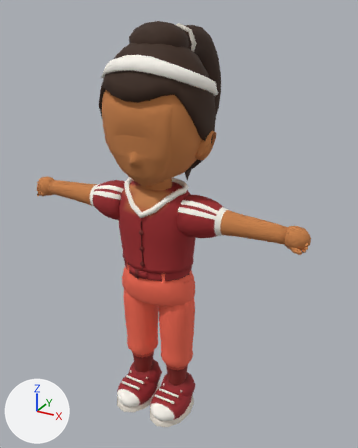
The Blender file assets/v2/source/junebug-pilot.blend as it was, and as the next commit left it.
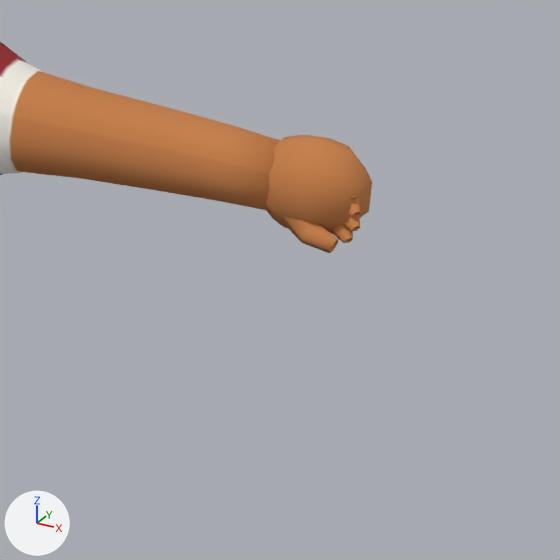
The first picture shows the older version from a 50 mm lens placed at (2.4, -3.91, 4.27), pointed at (0.03, 0.41, 2.11). The close-ups show the older and then the newer version on the part from 61% to 100% of the width and 43% to 74% of the height of that picture. Only the edits that show in the close-ups are written down. The lights are fixed; the arrows at lower left show +X, +Y and +Z.

In view in the first close-up: 'kid_nostrike_LOD0'.
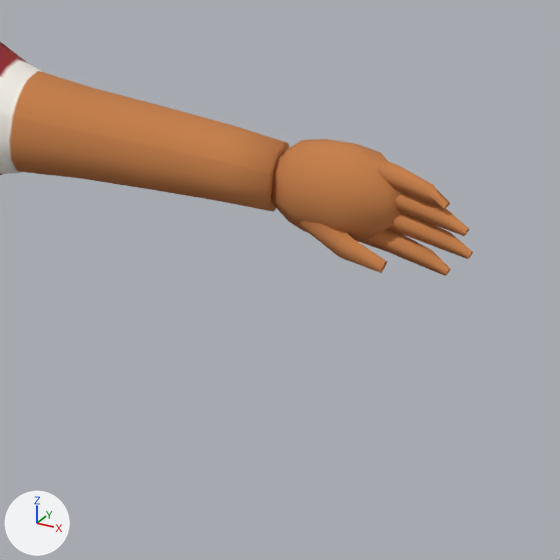
What changed in the scene script:
```text
Change me_kid_nostrike_lod0_mesh:
    used by ob_kid_nostrike_lod0; location = (0.0, 0.0, 0.0)
    remove me_kid_nostrike_lod0_mesh.from_pydata(...)  # 3582 vertices, 3815 faces; spans x -1.54..1.54, y -0.45..1.21, z 0.02..4.15
    add me_kid_nostrike_lod0_mesh.from_pydata(...)  # 3524 vertices, 3804 faces; spans x -1.77..1.77, y -0.45..1.21, z 0.02..4.15
    me_kid_nostrike_lod0_mesh part 1: a new loose piece, a UV sphere (9 segments, 5 rings, poles along z) spanning x 1.32..1.63, y -0.1..0.08, z 2.32..2.54, in mat_m_body
    me_kid_nostrike_lod0_mesh part 2: 165 vertices removed from x 1.3..1.54, y -0.11..0.08, z 2.32..2.54; 108 vertices added at x 1.42..1.77, y -0.11..0.01, z 2.3..2.53
    other edits to the shape of me_kid_nostrike_lod0_mesh do not show in these pictures
```

Boxes [x1, y1, x2, y2] around the edits, measured in the close-ups (560 x 560 px; the box of a moved part takes in the faces that stretch with it):
'kid_nostrike_LOD0', reshaped
    before: [0, 42, 372, 253]
    after: [0, 42, 473, 276]
part 1 of me_kid_nostrike_lod0_mesh, added (orange)
    after: [271, 139, 401, 242]
part 2 of me_kid_nostrike_lod0_mesh, moved or reshaped
    before: [266, 135, 372, 253]
    after: [300, 152, 473, 276]
